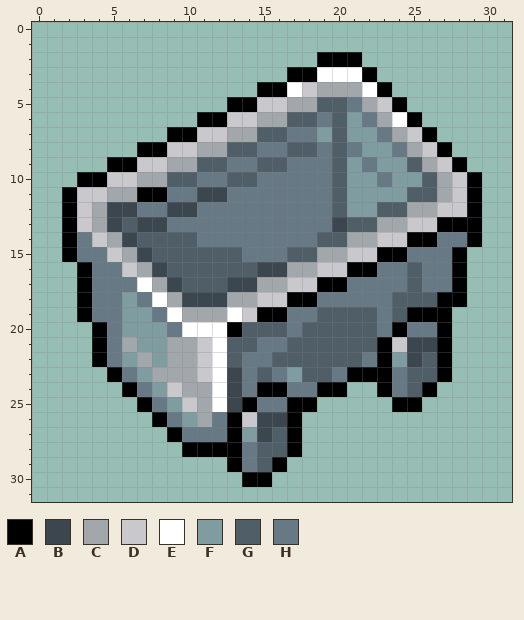
Pixel-art sprite: textures/items/minecart.png. The picture above is the old version.
The file is 32x32 pixels. Colours within 5 levels of each other are drawn and written as one.
Palette (. is transparent): A #000000  B #3b464e  C #a2a7ac  D #c8c8cd  E #ffffff  F #7f9ca1  G #505e68  H #677985
Once edited:
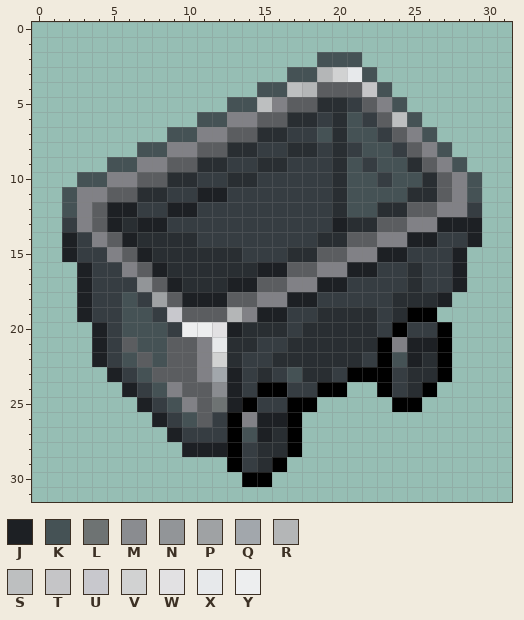
Colours new in this view: J #1d2024  K #455255  L #6e7373  M #8a8c90  N #929598  P #9fa2a4  Q #a2a7ac  R #b4b6b7  S #bdbfc0  T #c5c5c7  U #c8c8cd  V #d1d2d2  W #e2e1e3  X #e7e9eb  Y #edeeef
From old to new:
@@ palette @@
-C #a2a7ac
+C #5b5d60
-D #c8c8cd
+D #818186
-G #505e68
+G #292e32
-H #677985
+H #363d42
@@ x 0..31 @@
  1 ................................
- 2 ...................AAA..........
- 3 .................AAEEEA.........
- 4 ...............AAEDCCCEA........
- 5 .............AADDCCGGHCDA.......
- 6 ...........AADDCCGGHGFHCEA......
- 7 .........AADDCCGGHHFGFFHCDA.....
- 8 .......AADDCCGGHHGGHGHFFHCDA....
- 9 .....AADDCCGGHHGGHHHGFHFFGCDA...
-10 ...AADDCCGGHHGGHHHHHGFFHFFGCDA..
-11 ..ADDCCAAHHBBHHHHHHHGFFFFGGCDA..
-12 ..ADCBBHHBBHHHHHHHHHGFFGGCCDDA..
-13 ..ADCBGBBHHHHHHHHHHHBGGCCDDAAA..
-14 ..AHDCBGGGGHHHHHHHHGGCCDDAAHHA..
-15 ..AHHDCBGGGGGGHHHGGCCDDAAHHHA...
-16 ...AHHDCBGGGGGGBBCCDDAAHHGHHA...
-17 ...AHHHECBGGGBBCCDDAAHHHHGHHA...
-18 ...AHHFHECBBBCCDDAAHHHHHGGGAA...
-19 ...AHHFFHECCCEDAAHHGGGGHGAAA....
-20 ....AHFFFHEEEAGGGHGGGGGHAHHA....
-21 ....AHCFFCCDEGGHHGGGGGGADBBA....
-22 ....AHFCFCCDEGHHGGGGGGHAFBGA....
-23 .....AHFCCCDEBHGHFGGHAAAHGGA....
-24 ......AHFDCCEBHAAHHAA..AHGA.....
-25 .......AHFDCEBAHHAA.....AA......
-26 ........AHFCHADBBA..............
-27 .........AHHHAFBGA..............
-28 ..........AAAAHGGA..............
+ 2 ...................KKK..........
+ 3 .................KKRVXK.........
+ 4 ...............KKSRCCCTK........
+ 5 .............KKSDCCGGHCDK.......
+ 6 ...........KKDDCCGGHGKHCSK......
+ 7 .........KKDDCCGGHHKGKKHCDK.....
+ 8 .......KKDDCCGGHHGGHGHKKHCDK....
+ 9 .....KKDDCCGGHHGGHHHGKHKKGCDK...
+10 ...KKDDCCGGHHGGHHHHHGKKHKKGCDK..
+11 ..KDDCCGGHHJJHHHHHHHGKKKKGGCDK..
+12 ..KDCJJHHJJHHHHHHHHHGKKGGCCDDH..
+13 ..HDCJGJJHHHHHHHHHHHJGGCCDDJJJ..
+14 ..JHDCJGGGGHHHHHHHHGGCCDDJJHHJ..
+15 ..JHHDCJGGGGGGHHHGGCCDDJJHHHJ...
+16 ...JHHDCJGGGGGGJJCCDDJJHHGHHJ...
+17 ...JHHHNCJGGGJJCCDDJJHHHHGHHJ...
+18 ...JHHKHPCJJJCCDDJJHHHHHGGGJ....
+19 ...JHHKKHUCCCRDJJHHGGGGHGAA.....
+20 ....JHKKKHYYWJGGGHGGGGGHAHHA....
+21 ....JHCKKCCDXGGHHGGGGGGADJJA....
+22 ....JHKCKCCDVGHHGGGGGGHAKJGA....
+23 .....JHKCCCDQJHGHKGGHAAAHGGA....
+24 ......JHKDCCMJHAAHHAA..AHGA.....
+25 .......JHKDCLJAHHAA.....AA......
+26 ........JHKCHADJJA..............
+27 .........JHHHAKJGA..............
+28 ..........JJJAHGGA..............
 29 .............AHGA...............
Where, in picture pixels (left, top, right, bottom), the same in both pictures:
changed: (62, 52, 482, 472)
